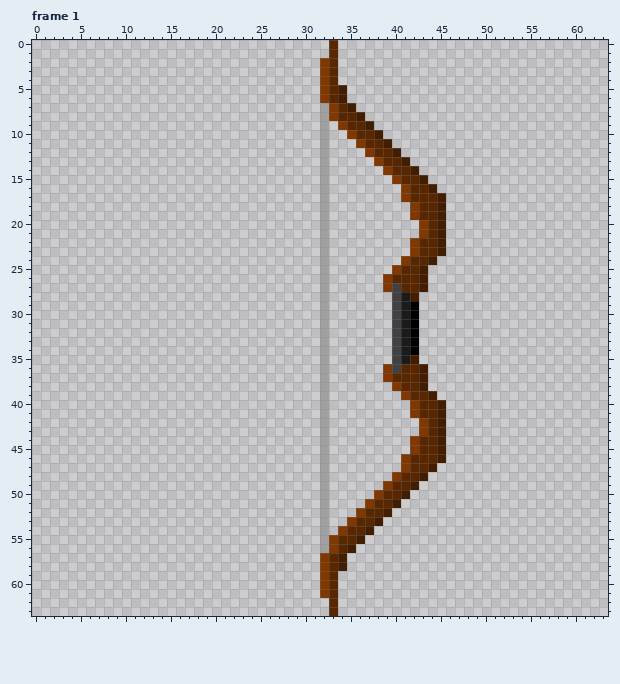
Two versions of one pixel-art file, AsespriteFiles/Bow+Arrow.aseprite. Above, as it was before the edit.
64x64 pixels, 4 frames. Shown: frame 1. The commit also changed other frames, which this record leaves out.
Once edited:
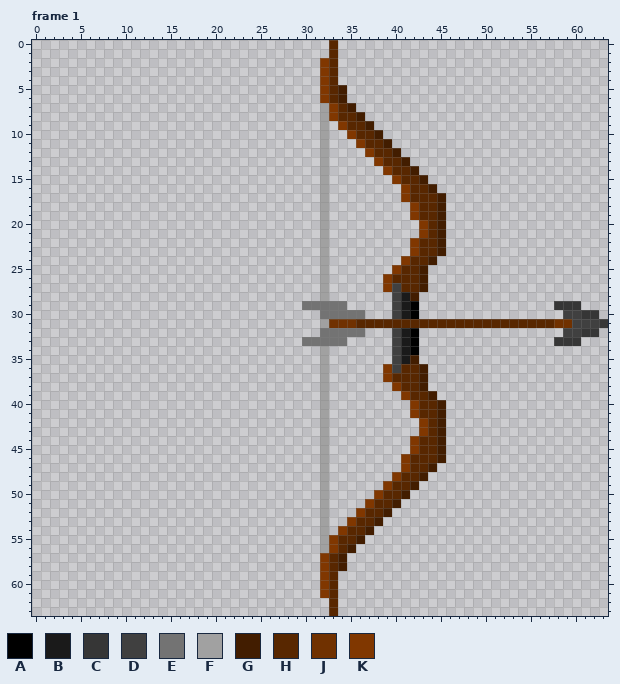
Palette (. is transparent): A #000000  B #1a1a1a  C #363636  D #404040  E #737373  F #a1a1a1  G #421d00  H #582700  J #703100  K #803700
The edit:
{"change": "layer \"Arrow\" now shown"}
{"where": "frame 1, layer \"Arrow\""}
{"frame":1,"y":29,"x":30,"old":"..F..","new":"EEEEE"}
{"frame":1,"y":29,"x":58,"old":"...","new":"CCC"}
{"frame":1,"y":30,"x":32,"old":"F....","new":"EEEEE"}
{"frame":1,"y":30,"x":59,"old":"....","new":"DDCC"}
{"frame":1,"y":31,"x":33,"old":".......DBA.....................","new":"JJJHHHHHHHHHHHHHHHHHHHHHHJJDDDC"}
{"frame":1,"y":32,"x":32,"old":"F....","new":"EEEEE"}
{"frame":1,"y":32,"x":59,"old":"....","new":"DDCC"}
{"frame":1,"y":33,"x":30,"old":"..F..","new":"EEEEE"}
{"frame":1,"y":33,"x":58,"old":"...","new":"CCC"}
